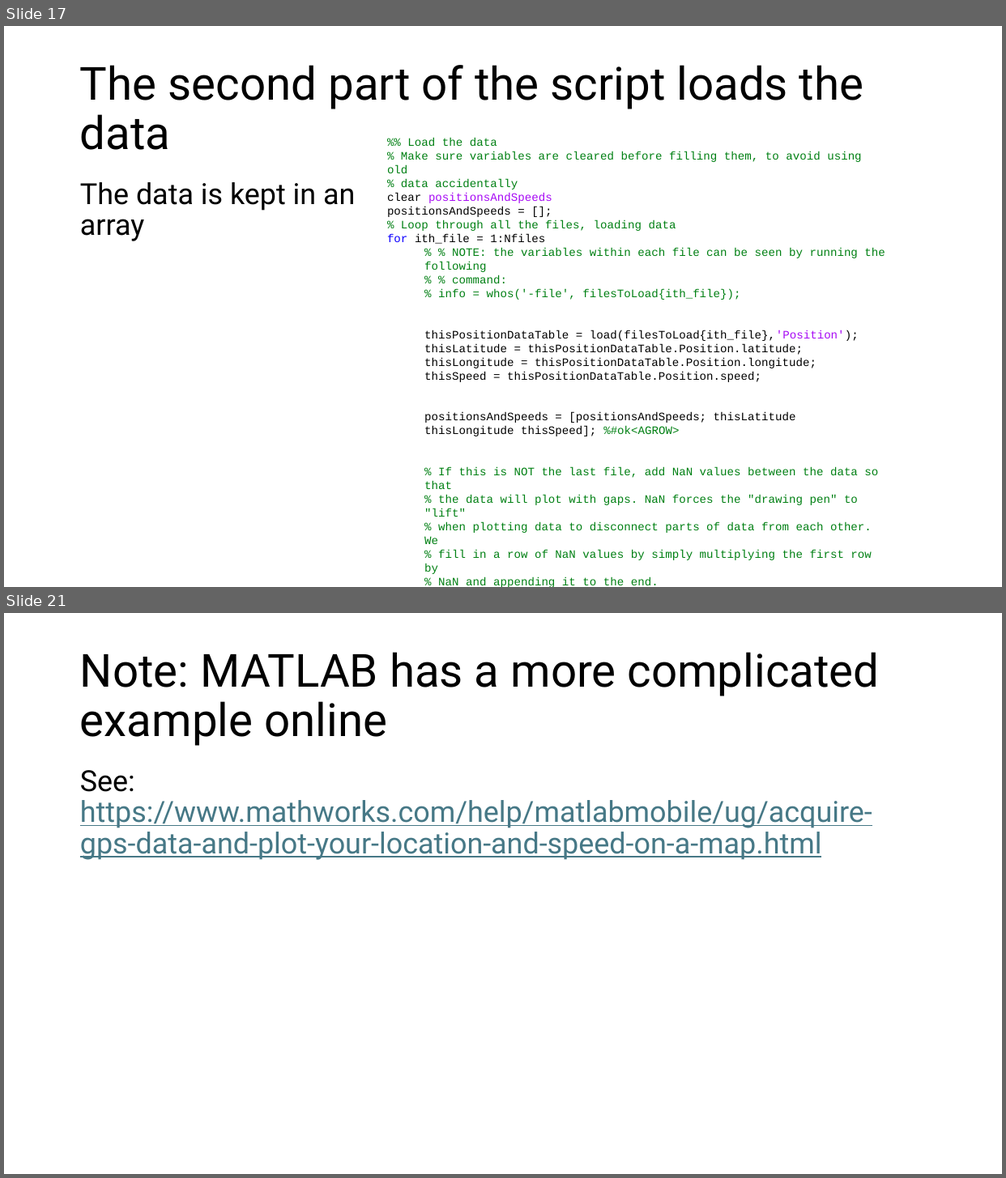
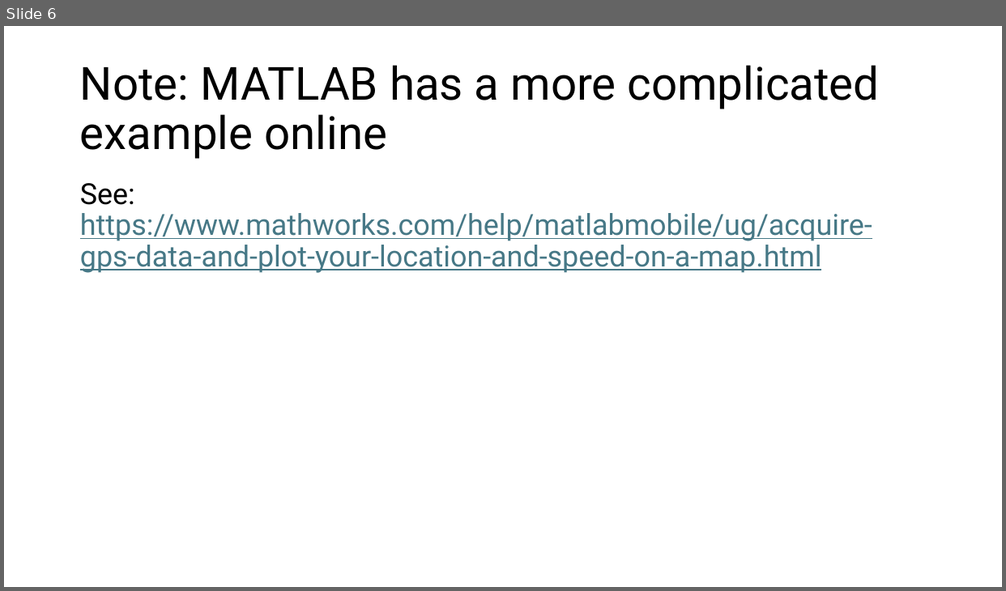
Before and after one commit to SalamAwal/Classes_VehicleDynamics_2026Fall, a slide deck: Assignments/Week02_HW1_InitialsViaGPS/How to Do HW 1.pptx. Shown one above the other, each under a label of ours: slides 17 and 21 before the commit, slide 6 after it; the slides between them are not shown. The pictures are 1006x1178 and 1006x591 pixels, drawn with LibreOffice and Linux fonts; fonts in the diff are those of the drawing. Boxes give left, top, right and bottom in pixels: in the first picture for what was removed or moved away, otherwise in the second. Text is boxed around its words. In the diff, an @@ line names an element or a change of style, - is before the commit and + after.

Commit message:
Updated HW1 script

```diff
--- a/Assignments/Week02_HW1_InitialsViaGPS/How to Do HW 1.pptx
+++ b/Assignments/Week02_HW1_InitialsViaGPS/How to Do HW 1.pptx
@@ slide 17 removed at [4,26,1002,587], background #FFFFFF @@
@@ title removed at [80,65,863,150] @@
-The second part of the script loads the data
@@ text removed at [387,138,884,587] @@
-%% Load the data
-% Make sure variables are cleared before filling them, to avoid using old
-% data accidentally
-clear positionsAndSpeeds
-positionsAndSpeeds = [];
-% Loop through all the files, loading data
-for ith_file = 1:Nfiles
-  % % NOTE: the variables within each file can be seen by running the following
-  % % command:
-  % info = whos('-file', filesToLoad{ith_file});
-  thisPositionDataTable = load(filesToLoad{ith_file},'Position');
-  thisLatitude = thisPositionDataTable.Position.latitude;
-  thisLongitude = thisPositionDataTable.Position.longitude;
-  thisSpeed = thisPositionDataTable.Position.speed;
-  positionsAndSpeeds = [positionsAndSpeeds; thisLatitude thisLongitude thisSpeed]; %#ok<AGROW>
-  % If this is NOT the last file, add NaN values between the data so that
-  % the data will plot with gaps. NaN forces the "drawing pen" to "lift"
-  % when plotting data to disconnect parts of data from each other. We
-  % fill in a row of NaN values by simply multiplying the first row by
-  % NaN and appending it to the end.
-  if ith_file<Nfiles
-  positionsAndSpeeds = [positionsAndSpeeds; nan*positionsAndSpeeds(1,:)]; %#ok<AGROW>
-  end
-end
@@ text removed at [80,182,355,241] @@
-The data is kept in an array
@@ what was slide 21 is now slide 6 @@
```
Also in this commit, not shown: 14 other slides removed, 6 other files.
